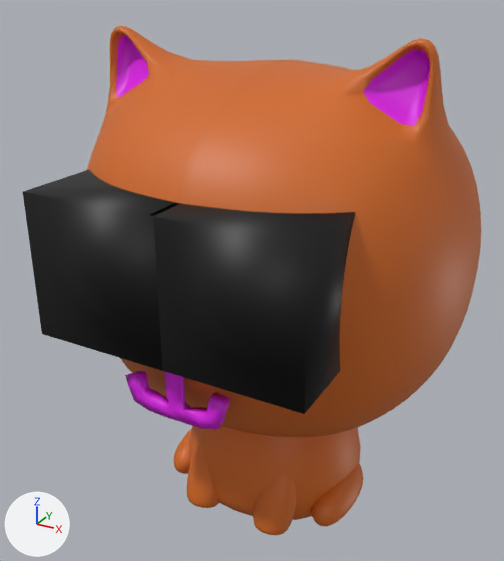
A saved change to the glTF model modeles/Chat.glb.
Rendered twice from a camera (50 mm lens) standing at (6.93, -4.66, 3.44) and looking at (4.39, -0.04, 1.13). The lights are fixed; the arrows at lower left show +X, +Y and +Z. Where no turn or scale is listed for an object, it has been applied to the vertices. Vertices at the same position are counted once.

The scene before the commit, as lines of its bpy script (objects in view):
```python
me_cube_010 = bpy.data.meshes.new('Cube.010')
me_cube_010.from_pydata(...)  # 772 vertices, 1536 faces; spans x 4.107..5.102, y -0.831..-0.38, z -0.76..-0.133
me_cube_010.materials.append(mat_cannelle)  # orange #d2691e
me_cube_012 = bpy.data.meshes.new('Cube.012')
me_cube_012.from_pydata(...)  # a box spanning x 4.59..5.6, y -1.62..-0.61, z 1.17..2.18; a box spanning x 3.61..4.62, y -1.62..-0.61, z 1.17..2.18
me_cube_012.materials.append(mat_yeux)  # black #000000
me_plan_003 = bpy.data.meshes.new('Plan.003')
me_plan_003.from_pydata(...)  # 58 vertices, 112 faces; spans x 4.187..4.977, y -1.538..-1.375, z 0.692..1.234
me_plan_003.materials.append(mat_rose_ourson_001)  # pink #de1be7
ob_bouche_001 = bpy.data.objects.new('Bouche.001', me_plan_003)
ob_bouche_001.location = (0.0, 0.0, 0.0)
ob_cube_005 = bpy.data.objects.new('Cube.005', me_cube_012)
ob_cube_005.location = (0.0, 0.0, 0.0)
ob_cube_006 = bpy.data.objects.new('Cube.006', me_cube_010)
ob_cube_006.location = (0.0, 0.0, 0.0)
# also in view: 'Cube.002' at (4.6, -0.02, 1.56); 'Cube.003' at (4.6, -0.01, -0.27); 'Cube.004' at (4.6, -0.15, -0.59)
```
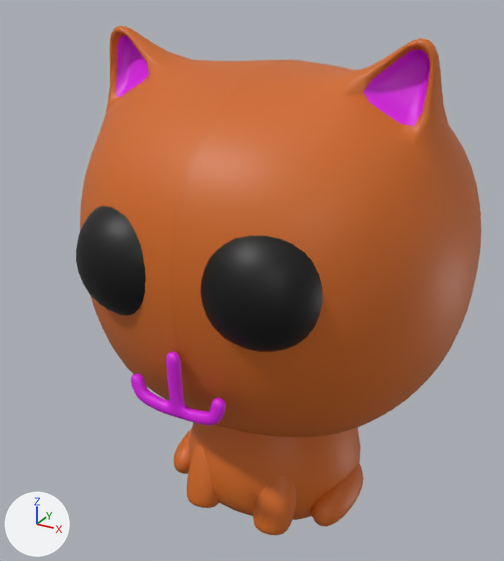
What the commit changed:
me_plan_003 is used by ob_bouche_001; location (0.0, 0.0, 0.0).
me_plan_003 had 58 vertices, 112 faces and spanned x 4.187..4.977, y -1.538..-1.375, z 0.692..1.234.
me_plan_003 now has 914 vertices, 1824 faces and spans x 4.222..4.956, y -1.517..-1.388, z 0.708..1.22.
me_plan_003 part 1: 58 vertices removed from x 4.187..4.977, y -1.538..-1.375, z 0.692..1.234; 914 vertices added at x 4.222..4.956, y -1.517..-1.388, z 0.708..1.22.
me_cube_012 is used by ob_cube_005; location (0.0, 0.0, 0.0).
me_cube_012 had 16 vertices, 24 faces and spanned x 3.61..5.6, y -1.62..-0.61, z 1.17..2.18.
me_cube_012 now has 772 vertices, 1536 faces and spans x 3.69..5.52, y -1.54..-0.69, z 1.25..2.1.
me_cube_012 part 2: the loose piece of 8 vertices spanning x 4.59..5.6, y -1.62..-0.61, z 1.17..2.18 is rebuilt with 386 vertices and now spans x 4.67..5.52, y -1.54..-0.69, z 1.25..2.1.
me_cube_012 part 3: the loose piece of 8 vertices spanning x 3.61..4.62, y -1.62..-0.61, z 1.17..2.18 is rebuilt with 386 vertices and now spans x 3.69..4.54, y -1.54..-0.69, z 1.25..2.1.
me_cube_012 part 4: the surface is now shaded flat.

What differs and where, as boxes (x1, y1, x2, y2) in the pictures (504 x 561 px):
'Cube.005', reshaped (26% narrower, 40% shorter)
    before: (23, 169, 356, 414)
    after: (76, 206, 323, 352)
'Bouche.001', reshaped
    before: (125, 371, 230, 429)
    after: (131, 352, 226, 425)
part 2 of me_cube_012, rebuilt (40% narrower, 45% shorter)
    before: (149, 203, 356, 414)
    after: (200, 236, 323, 352)
part 3 of me_cube_012, rebuilt
    before: (23, 169, 181, 370)
    after: (76, 206, 146, 316)
